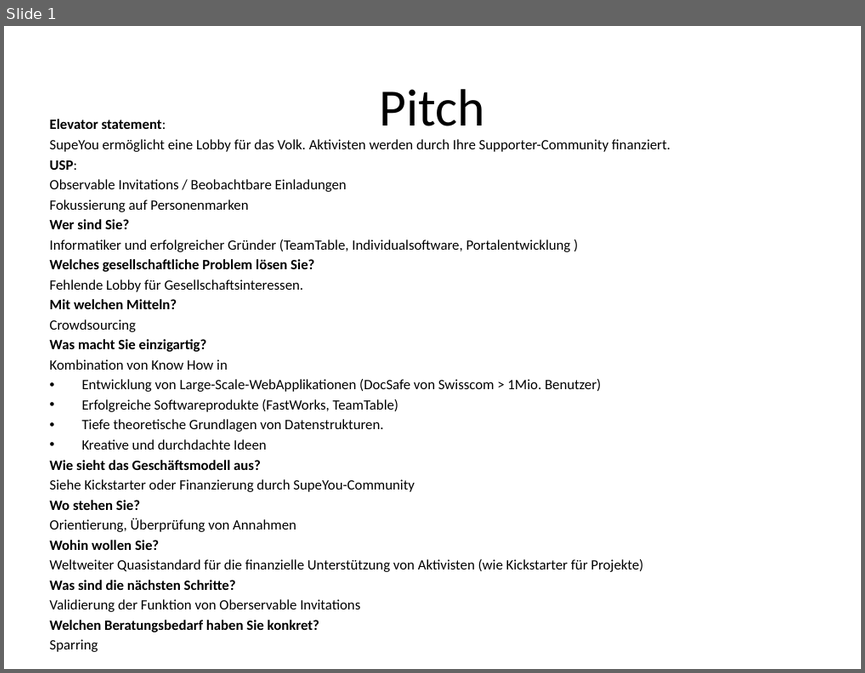
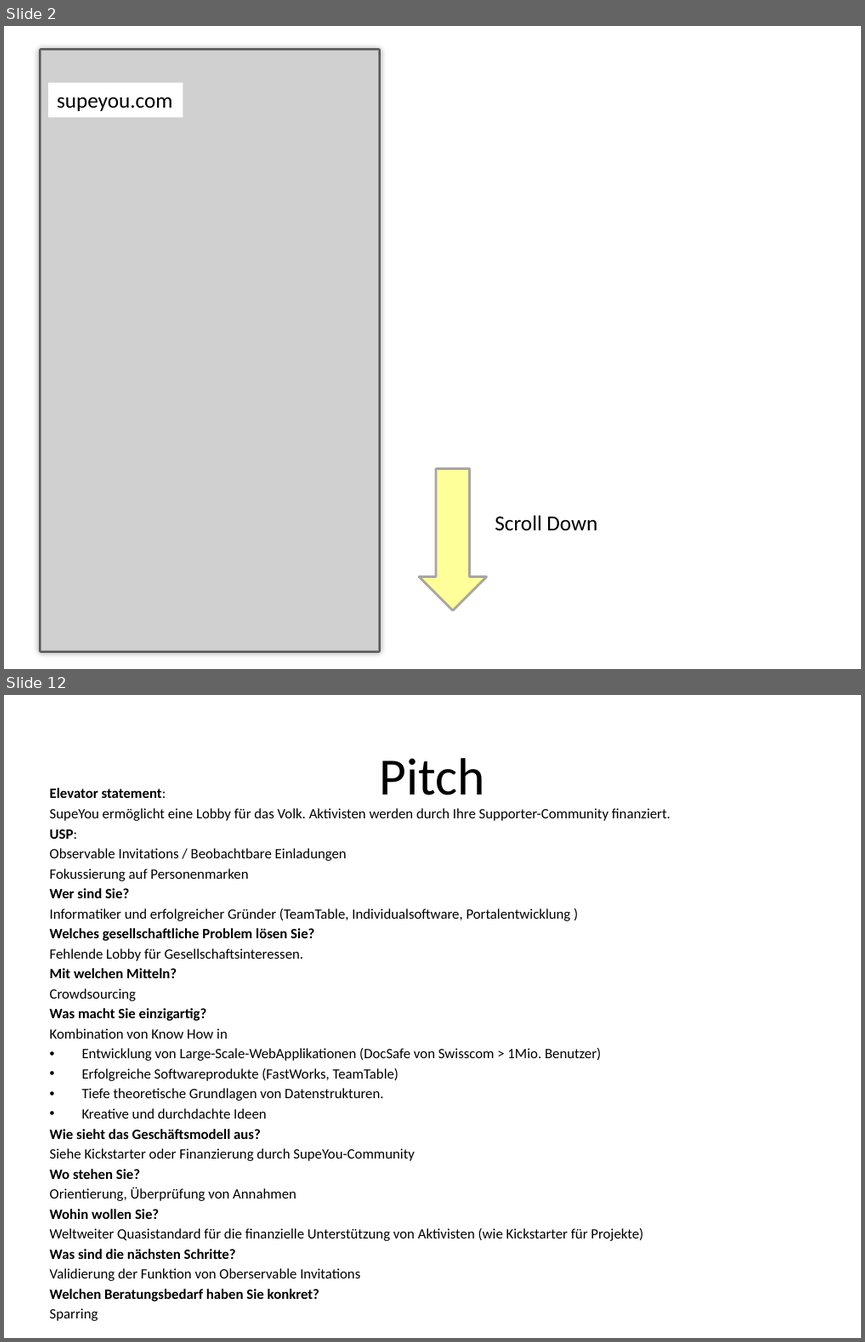
Before and after one commit to MoritzTheile/com.supeyou, a slide deck: com.supeyou.project/doc/SupeYou.pptx. Shown one above the other, each under a label of ours: slide 1 before the commit, slides 2 and 12 after it; the slides between them are not shown. The pictures are 865x673 and 865x1342 pixels, drawn with LibreOffice and Linux fonts; fonts in the diff are those of the drawing; grey boxes stand for pictures. Boxes give left, top, right and bottom in pixels: in the first picture for what was removed or moved away, otherwise in the second. Text is boxed around its words. In the diff, an @@ line names an element or a change of style, - is before the commit and + after.

```diff
--- a/com.supeyou.project/doc/SupeYou.pptx
+++ b/com.supeyou.project/doc/SupeYou.pptx
@@ slide 2 added at (4,26,861,669), background #FFFFFF @@
@@ rectangle added at (41,51,378,651), outline #595959 3.75 pt @@
@@ picture added at (41,51,378,651) @@
@@ rectangle added at (48,83,183,117), fill #FFFFFF, 18 pt, text #000000 @@
+supeyou.com
@@ right arrow added at (419,469,487,610), fill #FFFF99, outline #A6A6A6 2 pt @@
@@ text added at (494,515,597,530), 18 pt, text #000000 @@
+Scroll Down
@@ what was slide 1 is now slide 12 @@
```
Also in this commit, not shown: 1 slide changed, 9 other slides added.
